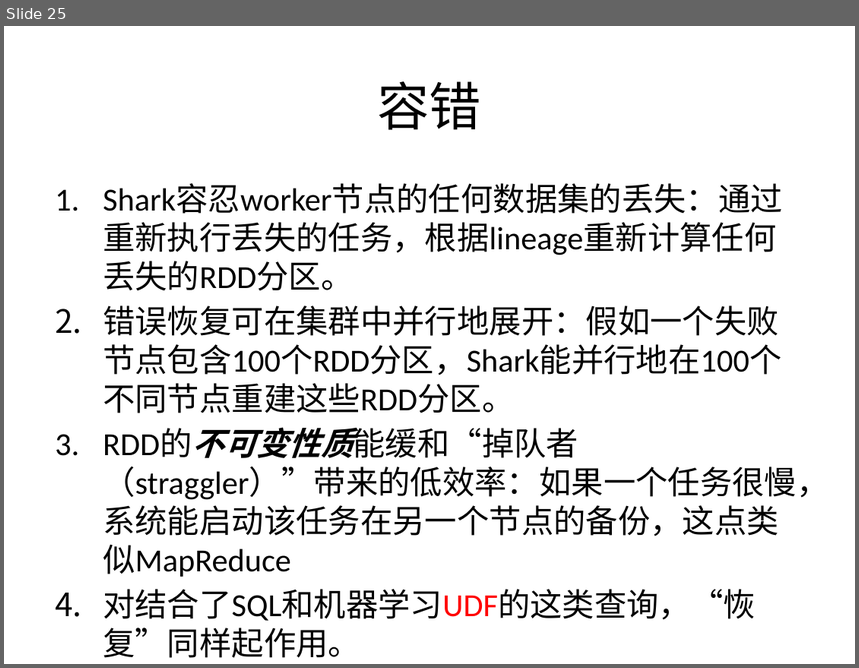
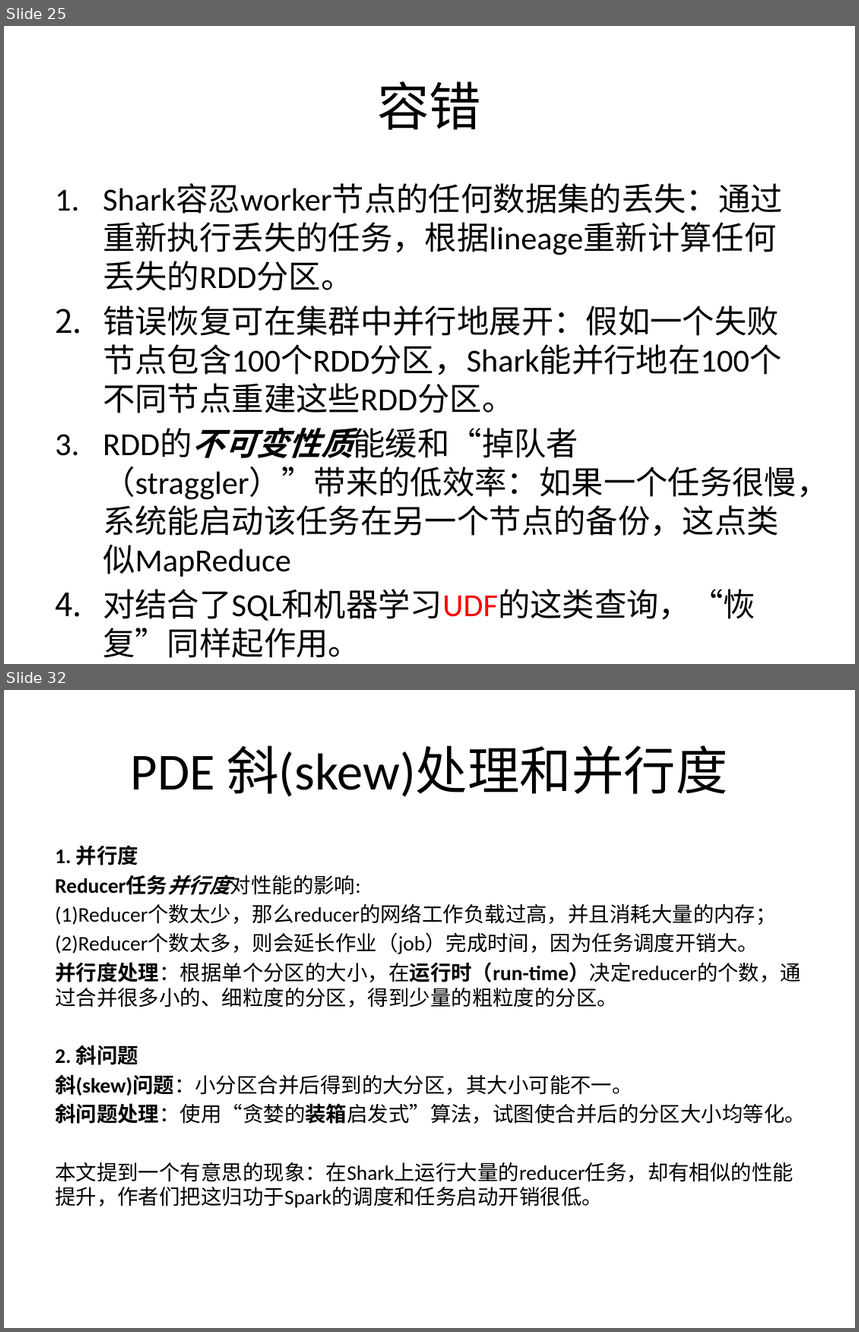
Before and after one commit to wuxingdexian/seminar, a slide deck: 整合.pptx. Shown one above the other, each under a label of ours: slide 25 before the commit, slides 25 and 32 after it; the slides between them are not shown. The pictures are 859x668 and 859x1332 pixels, drawn with LibreOffice and Linux fonts; fonts in the diff are those of the drawing. Boxes give left, top, right and bottom in pixels: in the first picture for what was removed or moved away, otherwise in the second. Text is boxed around its words. In the diff, an @@ line names an element or a change of style, - is before the commit and + after.

```diff
--- a/整合.pptx
+++ b/整合.pptx
@@ slide 32 added at <box>4,690,855,1328</box>, background #FFFFFF @@
@@ title added at <box>131,745,728,797</box>, 44 pt, text #000000 @@
+PDE 斜(skew)处理和并行度
@@ text added at <box>55,845,806,1208</box>, 17.6 pt, text #000000 @@
+1. 并行度
+Reducer任务并行度对性能的影响:
+(1)Reducer个数太少，那么reducer的网络工作负载过高，并且消耗大量的内存；
+(2)Reducer个数太多，则会延长作业（job）完成时间，因为任务调度开销大。
+并行度处理：根据单个分区的大小，在运行时（run-time）决定reducer的个数，通过合并很多小的、细粒度的分区，得到少量的粗粒度的分区。
+2. 斜问题
+斜(skew)问题：小分区合并后得到的大分区，其大小可能不一。
+斜问题处理：使用“贪婪的装箱启发式”算法，试图使合并后的分区大小均等化。
+本文提到一个有意思的现象：在Shark上运行大量的reducer任务，却有相似的性能提升，作者们把这归功于Spark的调度和任务启动开销很低。
```
Also in this commit, not shown: 5 slides changed, 6 other slides added, 1 slide removed, 1 other file.
